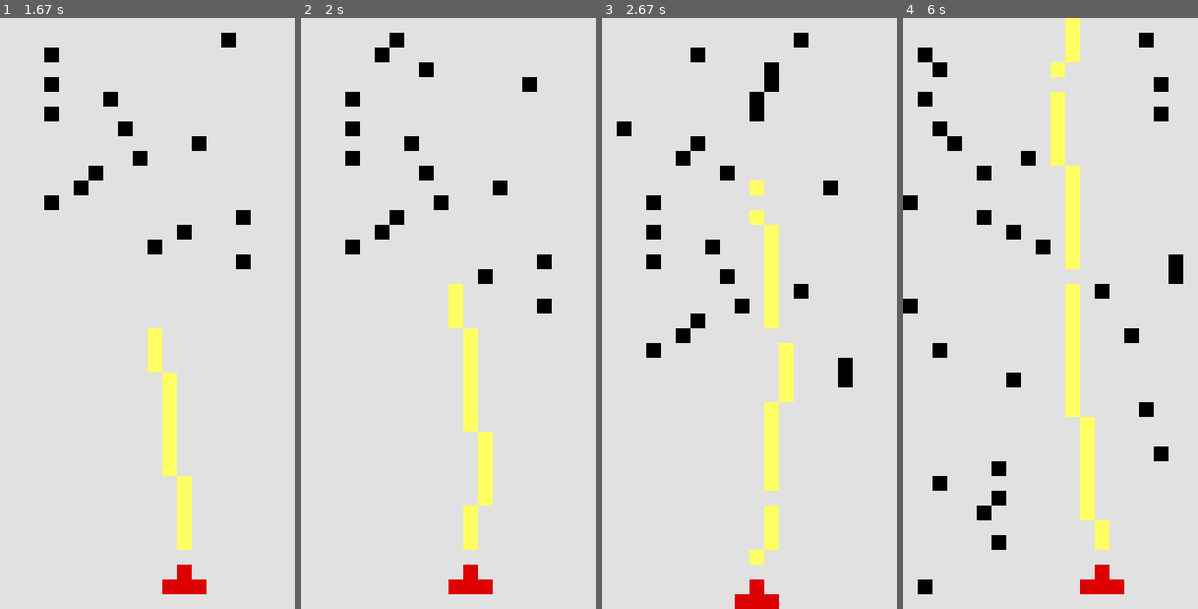
Above: before the commit, frames 1-4 (left to right).
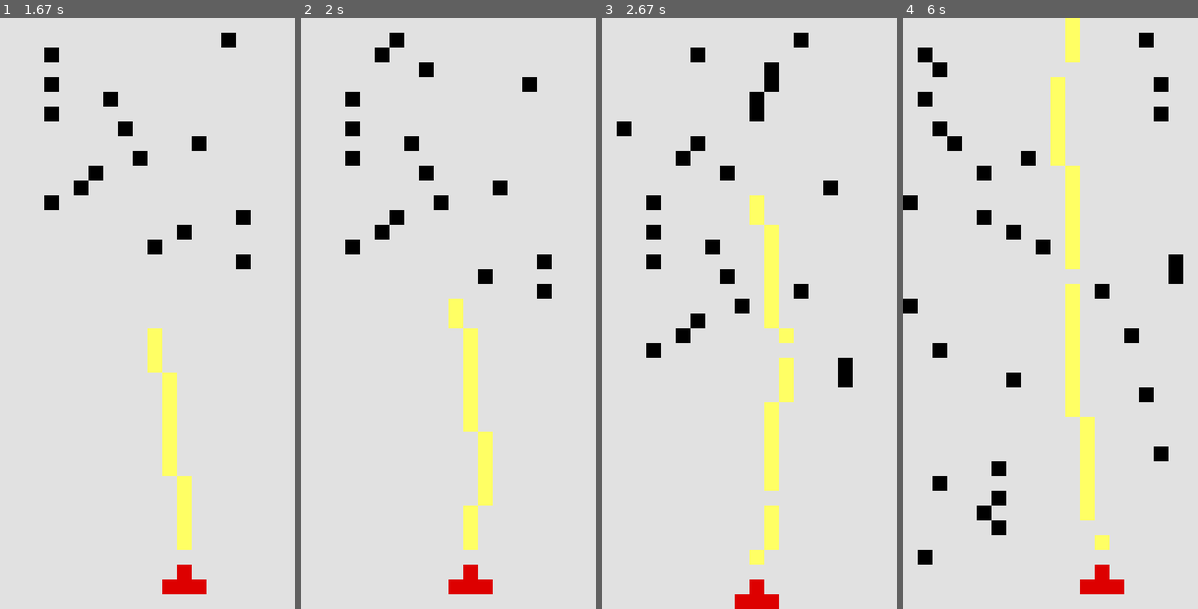
Above: after the commit, the same moments.

Repository: zhangzhiyong0410/pygmae
Game: pygame game, started from aiWars.py
Same seed, same stepped clock (60 frames per second), same inputs: the game is played once before the commit and once after it.
Inputs:
- Up to frame 1 (1.67 s): hold D 0.33-0.8 s; hold W 0.83-1.13 s; hold D 1.17-1.63 s
- Up to frame 2 (2 s): hold A from 1.67 s (still down)
- Up to frame 3 (2.67 s): release A at 2.2 s; hold S 2.23-2.53 s; hold A from 2.57 s (still down)
- Up to frame 4 (6 s): release A at 2.97 s; hold W 3-3.37 s; hold D 3.4-4.03 s; hold S 4.07-4.43 s; hold D 4.97-5.43 s; hold W 5.47-5.77 s; hold D from 5.8 s (still down)

Frame 1 is identical in both runs. In frame 2, 0.4% of the frame differs, in the area x 50-85%, y 45-50%; in frame 3, 0.5%; in frame 4, 1.1%, in the area x 5-85%, y 7-98%.

Commit message:
避免穿梭闪现

Diff:
--- a/aiWars.py
+++ b/aiWars.py
@@ -129,7 +129,7 @@
         csum = 0
         while csum < cannonballLen:
             enemyPlaneState = True
-            if enemyPlaneList[sum].row == cannonballList[csum].row and enemyPlaneList[sum].clo == cannonballList[csum].clo:
+            if (enemyPlaneList[sum].row == cannonballList[csum].row and enemyPlaneList[sum].clo == cannonballList[csum].clo) or (enemyPlaneList[sum].row+1 == cannonballList[csum].row and enemyPlaneList[sum].clo == cannonballList[csum].clo):
 
                 del enemyPlaneList[sum]
                 enemyPlaneLen = len(enemyPlaneList)
